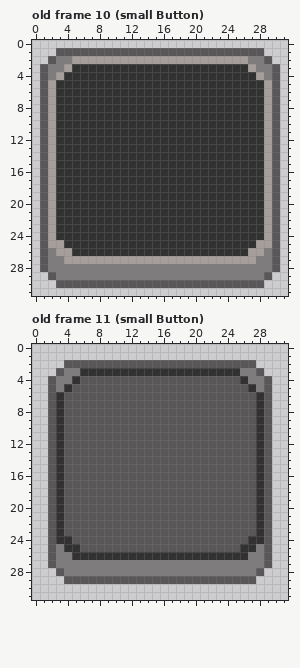
Two versions of one pixel-art file, assets/ui/guiPlates.aseprite. Above is the file before it was changed.
32x32 pixels, 11 frames. Colours within 5 levels of each other are drawn and written as one. Shown: old frame 10 (small Button), old frame 11 (small Button). The commit also changed other frames, which this record leaves out.
Now the later version:
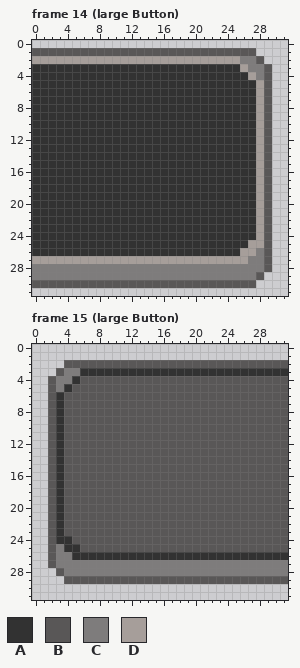
Palette (. is transparent): A #323232  B #595757  C #7e7c7c  D #a69e9a
A new or re-ordered frame is compared with the old frame closest to it.
From the commit log: added the extension to inventory - craftButton
Changes in this commit:
frames 11 -> 16
Frame 14 (large Button) is new; against old frame 10 (small Button):
Colour A now appears in rows 3 to 26 at x 0.
The author changed colour B to colour A in rows 3 to 26 at x 1.
The author changed colour C to colour A in row 3 at x 2 to 3; in row 4 at x 2; in row 26 at x 2.
The author changed colour D to colour A in row 3 at x 4; in row 4 at x 3; in rows 5 to 24 at x 2; in row 25 at x 2 to 3; in row 26 at x 3 to 4.
Colour B now appears in row 1 at x 0 to 2; in row 30 at x 0 to 2.
The author changed colour C to colour B in row 2 at x 28; in rows 3 to 4 at x 29; in rows 26 to 28 at x 29; in row 29 at x 28.
The author changed colour D to colour B in rows 5 to 25 at x 29.
Colour C now appears in row 28 at x 0; in row 29 at x 0 to 1.
The author changed colour B to colour C in row 28 at x 1; in row 29 at x 2.
The author changed colour D to colour C in row 2 at x 26; in row 3 at x 27; in row 4 at x 28; in row 26 at x 28; in row 27 at x 27.
Colour D now appears in row 2 at x 0 to 1; in row 27 at x 0.
The author changed colour A to colour D in row 3 at x 26; in row 4 at x 27; in rows 5 to 24 at x 28; in row 25 at x 27; in row 26 at x 26.
The author changed colour B to colour D in row 2 at x 2; in row 27 at x 1.
The author changed colour C to colour D in row 2 at x 3 to 4; in row 27 at x 2 to 3.
Colour B is removed in row 1 at x 28; in row 2 at x 29; in rows 3 to 28 at x 30; in row 29 at x 29; in row 30 at x 28.
Frame 15 (large Button) is new; against old frame 11 (small Button):
Colour A now appears in row 3 at x 29 to 31; in row 26 at x 30 to 31.
The author changed colour B to colour A in row 3 at x 28; in row 26 at x 29.
The author changed colour C to colour A in row 3 at x 26 to 27; in row 26 at x 27 to 28.
Colour B now appears in row 2 at x 28 to 31; in rows 4 to 25 at x 30 to 31; in row 29 at x 28 to 31.
The author changed colour A to colour B in row 4 at x 26; in row 5 at x 27; in rows 6 to 23 at x 28; in row 24 at x 27 to 28; in row 25 at x 26 to 27.
The author changed colour C to colour B in row 4 at x 27 to 28; in row 5 at x 28; in row 25 at x 28.
Colour C now appears in row 27 at x 30 to 31; in row 28 at x 29 to 31.
The author changed colour B to colour C in row 27 at x 29; in row 28 at x 28.
